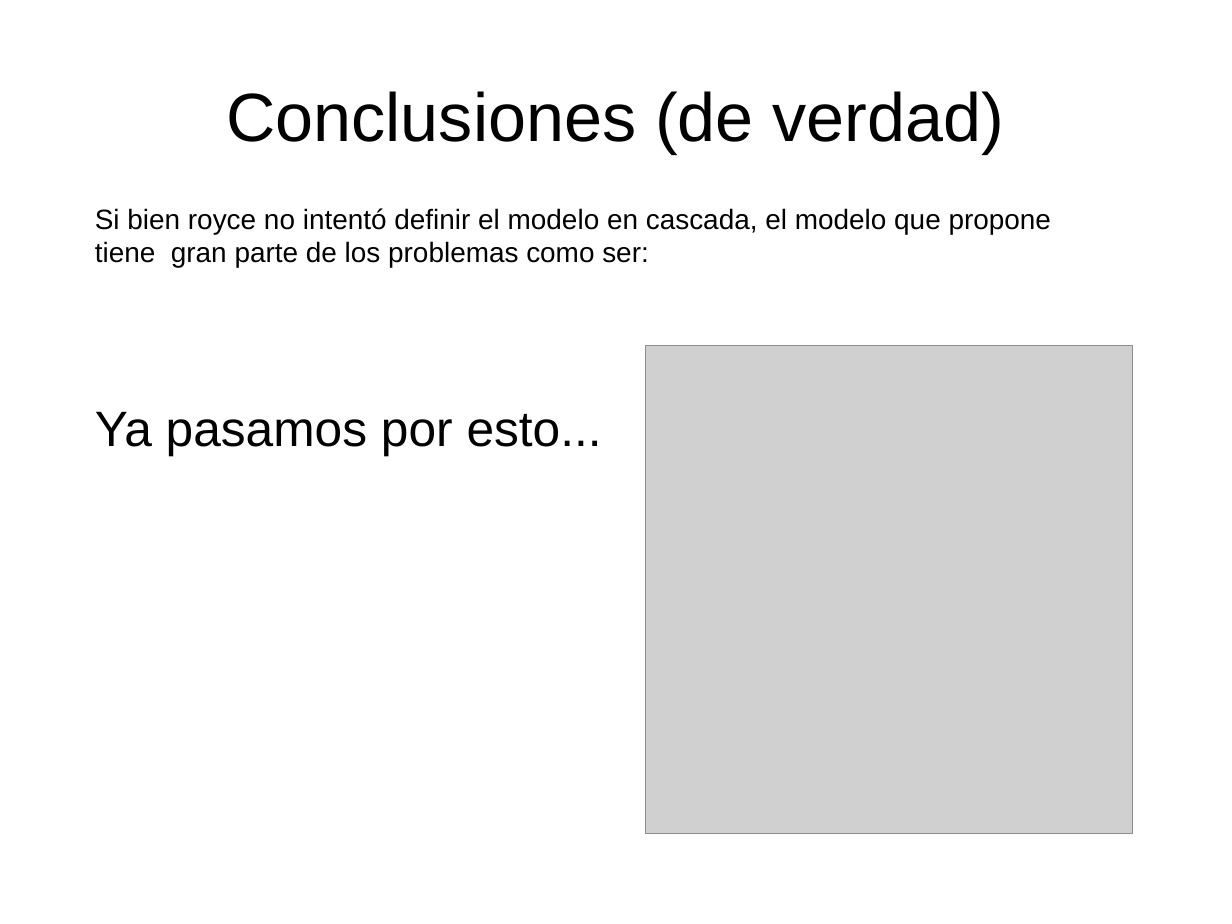
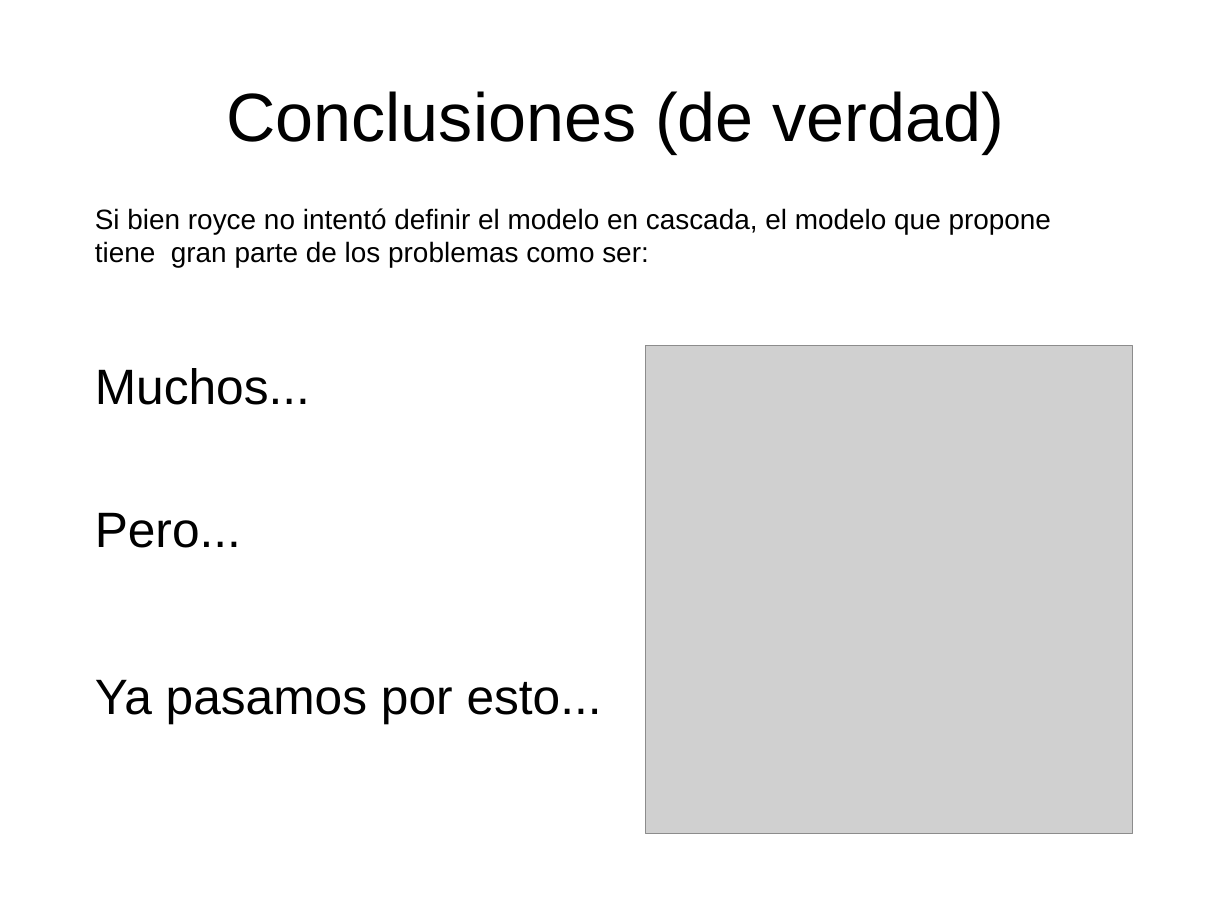
Before and after one commit to Maturuleco/ingdesoft2, a slide deck: slide 5 of Paper/PresentaciónMatias.odp (slide 6 before the commit). Drawn at 1232x924 pixels with LibreOffice and Linux fonts; fonts in the diff are those of the drawing; grey boxes stand for pictures. Boxes give left, top, right and bottom in pixels: in the first picture for what was removed or moved away, otherwise in the second. Text is boxed around its words. In the diff, an @@ line names an element or a change of style, - is before the commit and + after.

```diff
--- a/Paper/PresentaciónMatias.odp
+++ b/Paper/PresentaciónMatias.odp
@@ text added at <box>95,368,310,405</box>, 32 pt, text #000000 @@
+Muchos...
@@ text added at <box>95,512,241,548</box>, 32 pt, text #000000 @@
+Pero...
@@ text "Ya pasamos por esto...": place and size @@
-text "Ya pasamos por esto..." at <box>95,411,602,455</box>
+text "Ya pasamos por esto..." at <box>95,679,602,724</box>
```
Also in this commit, not shown: 1 other slide changed, 1 slide added, 1 slide removed, 1 other file.
